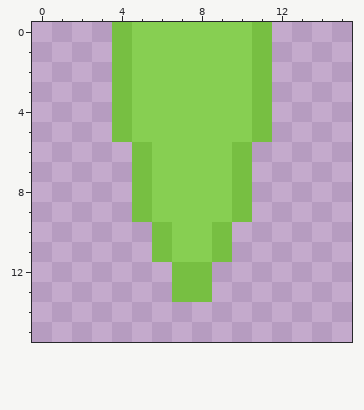
Pixel-art sprite: src/images/tail.png. This is how it looked before the edit.
The file is 32x32 pixels, drawn in blocks of 2x2; one block is one cell here.
Once edited:
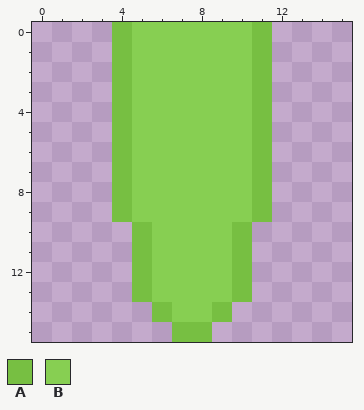
Palette (. is transparent): A #77bf42  B #87cf52
Changes in this commit:
Colour A now appears in rows 6 to 9 at x 4 and 11; in rows 10 to 13 at x 5 and 10; in row 14 at x 6 and 9; in row 15 at x 7 to 8.
Colour B now appears in rows 12 to 13 at x 6 and 9; in row 14 at x 7 to 8.
The author changed colour A to colour B in rows 6 to 9 at x 5 and 10; in rows 10 to 11 at x 6 and 9; in rows 12 to 13 at x 7 to 8.
